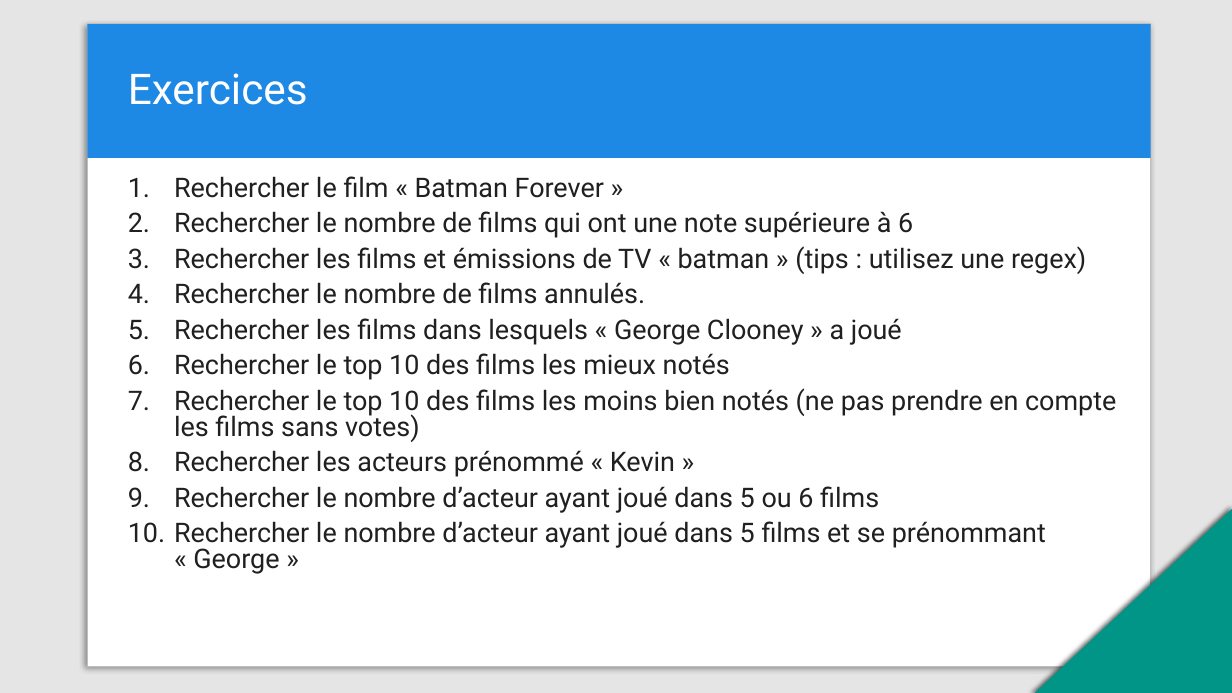
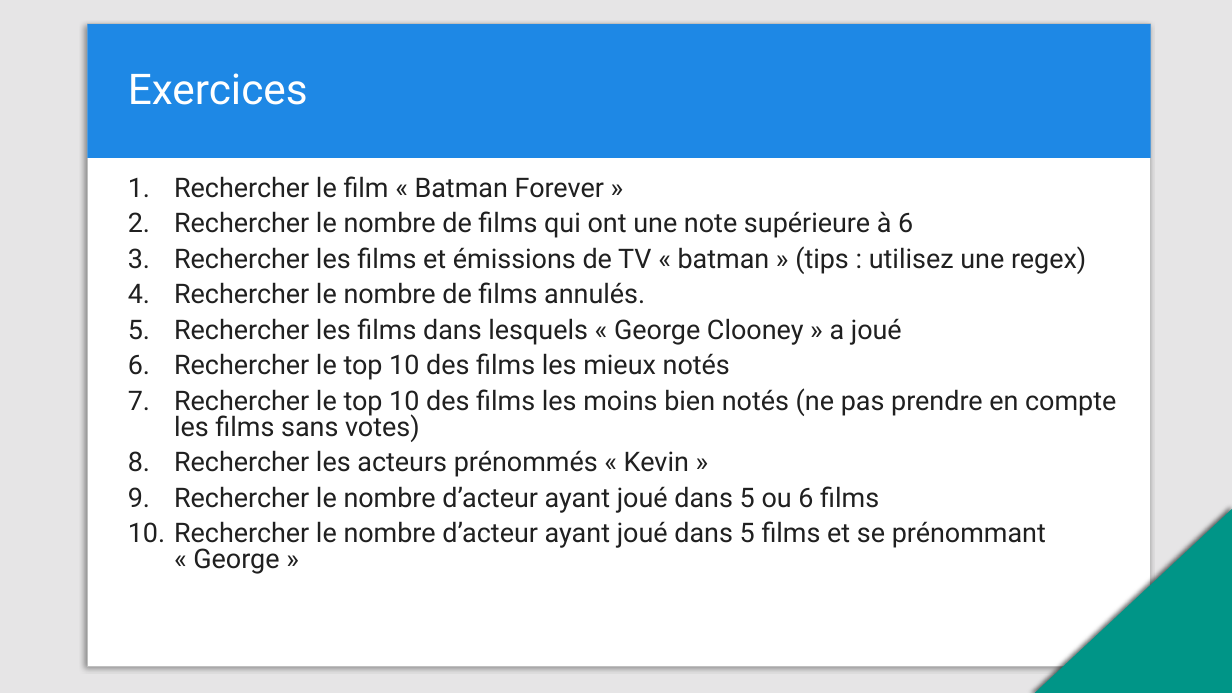
Before and after one commit to dohr-michael/training-mongodb, a slide deck: slide 17 of MongoDB-CRUD.pptx. Drawn at 1232x693 pixels with LibreOffice and Linux fonts; fonts in the diff are those of the drawing. Boxes give left, top, right and bottom in pixels: in the first picture for what was removed or moved away, otherwise in the second. Text is boxed around its words. In the diff, an @@ line names an element or a change of style, - is before the commit and + after.

```diff
--- a/MongoDB-CRUD.pptx
+++ b/MongoDB-CRUD.pptx
@@ text at (174,450,689,477): text changed @@
-8. Rechercher les acteurs prénommé « Kevin »
+8. Rechercher les acteurs prénommés « Kevin »
```
Also in this commit, not shown: 13 other slides changed.
